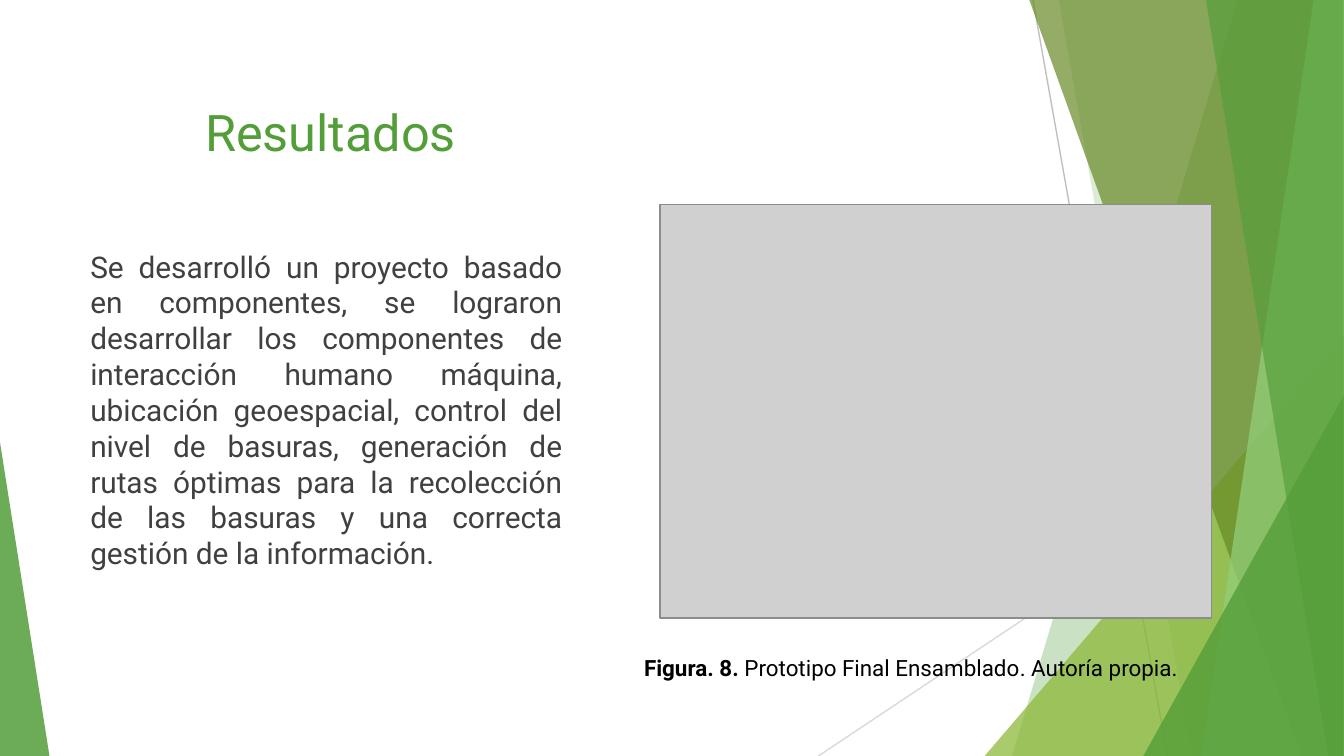
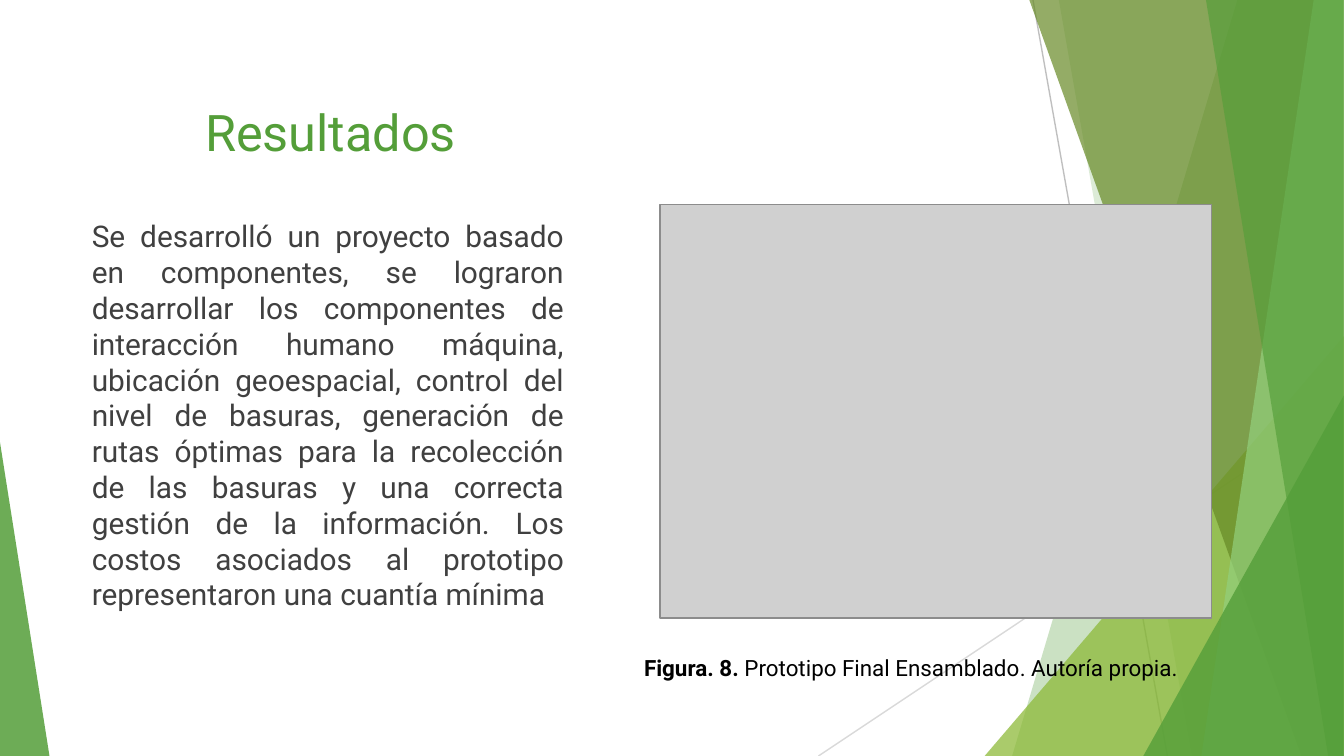
Before and after one commit to GLUD/basuras-inteligentes, a slide deck: slide 11 of Presentación/Basuras Inteligentes.pptx. Drawn at 1344x756 pixels with LibreOffice and Linux fonts; fonts in the diff are those of the drawing; grey boxes stand for pictures. Boxes give left, top, right and bottom in pixels: in the first picture for what was removed or moved away, otherwise in the second. Text is boxed around its words. In the diff, an @@ line names an element or a change of style, - is before the commit and + after.

```diff
--- a/Presentación/Basuras Inteligentes.pptx
+++ b/Presentación/Basuras Inteligentes.pptx
@@ text at (92,224,564,576): text changed @@
-Se desarrolló un proyecto basado en componentes, se lograron desarrollar los componentes de interacción humano máquina, ubicación geoespacial, control del nivel de basuras, generación de rutas óptimas para la recolección de las basuras y una correcta gestión de la información.
+Se desarrolló un proyecto basado en componentes, se lograron desarrollar los componentes de interacción humano máquina, ubicación geoespacial, control del nivel de basuras, generación de rutas óptimas para la recolección de las basuras y una correcta gestión de la información. Los costos asociados al prototipo representaron una cuantía mínima
```
Also in this commit, not shown: 1 slide added.
